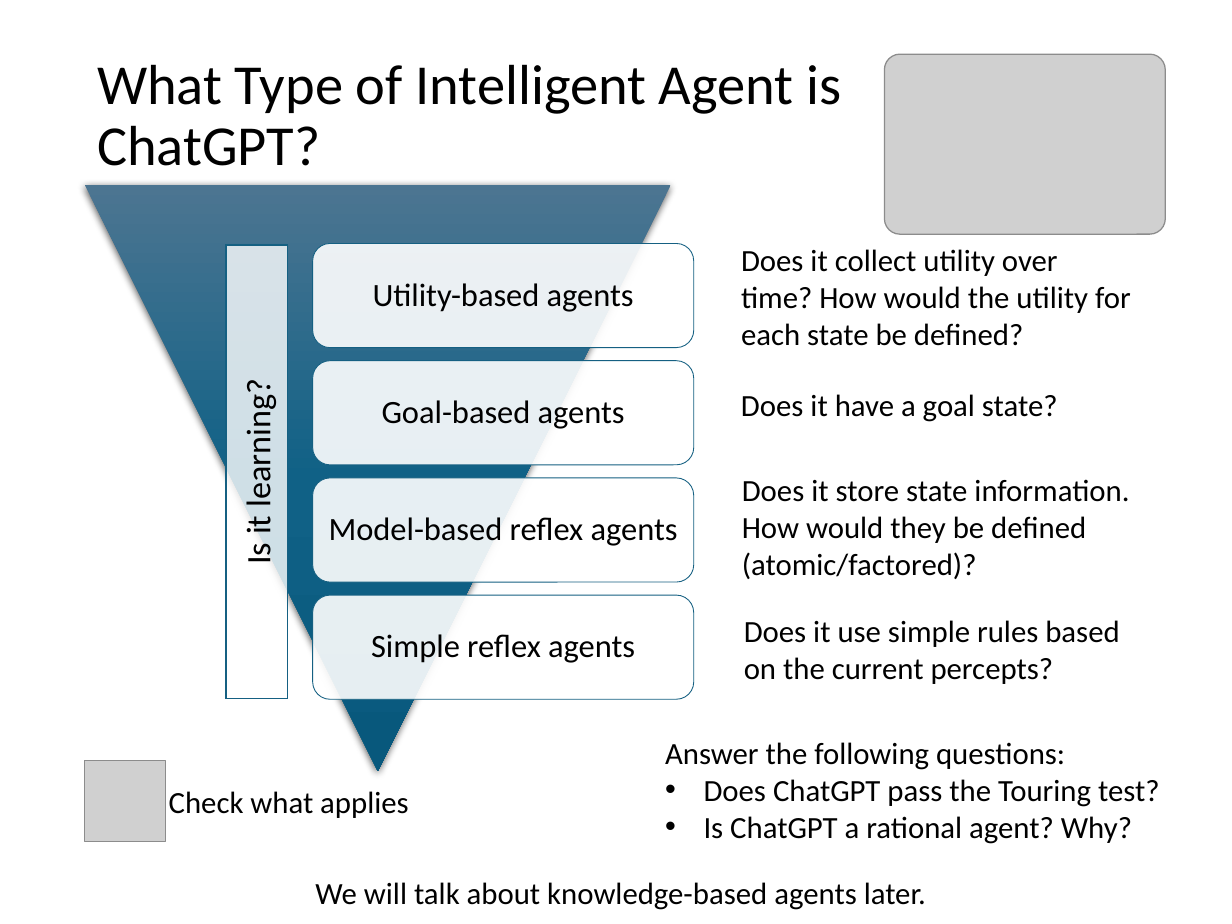
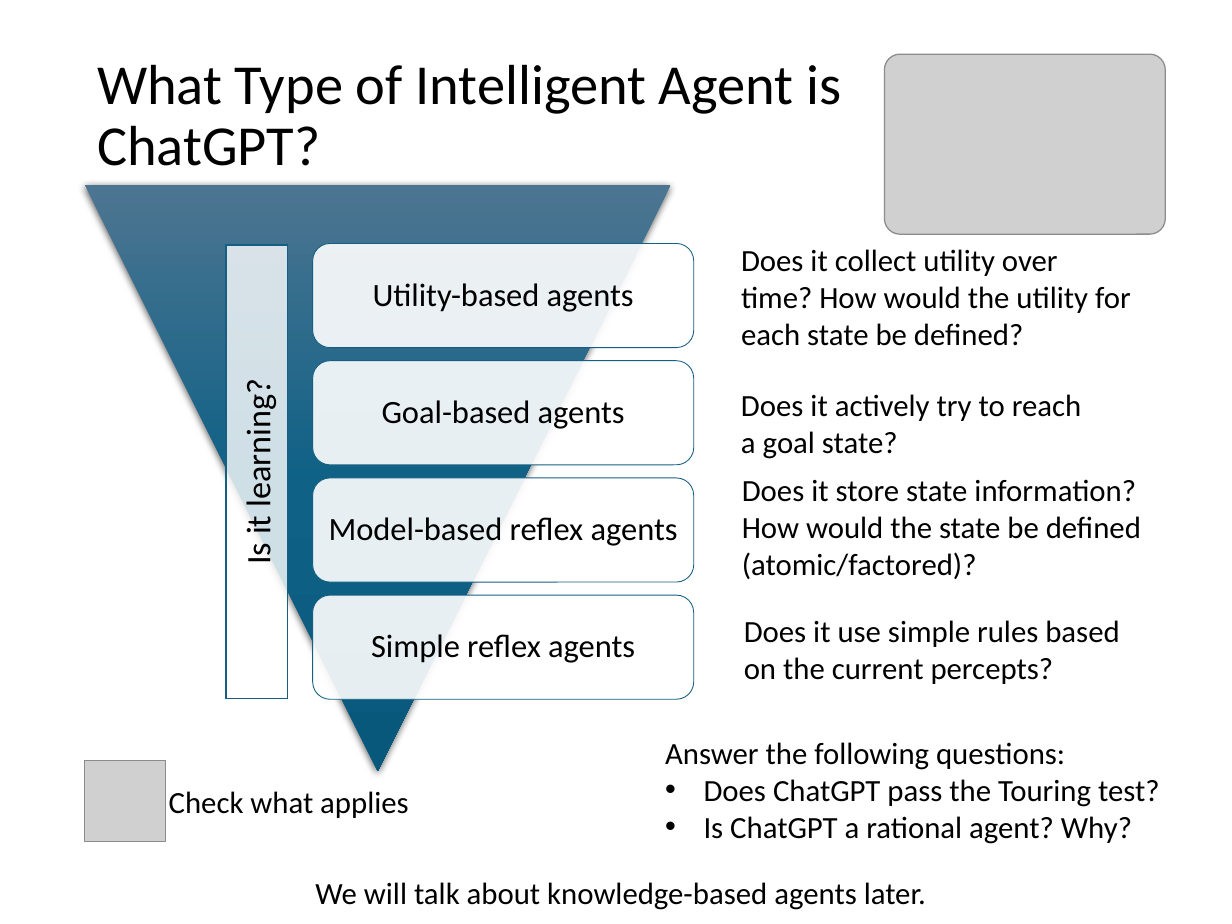
Before and after one commit to mhahsler/CS7320-AI, a slide deck: slide 40 of slides/02_agents.pptx (slide 39 before the commit). Drawn at 1232x924 pixels with LibreOffice and Linux fonts; fonts in the diff are those of the drawing; grey boxes stand for pictures. Boxes give left, top, right and bottom in pixels: in the first picture for what was removed or moved away, otherwise in the second. Text is boxed around its words. In the diff, an @@ line names an element or a change of style, - is before the commit and + after.

```diff
--- a/slides/02_agents.pptx
+++ b/slides/02_agents.pptx
@@ text at (741,394,1082,459): text changed @@
-Does it have a goal state?
+Does it actively try to reach a goal state?
@@ text at (742,479,1141,579): text changed @@
-Does it store state information. How would they be defined (atomic/factored)?
+Does it store state information? How would the state be defined (atomic/factored)?
```
Also in this commit, not shown: 9 other slides changed, 2 slides added, 2 other files.
